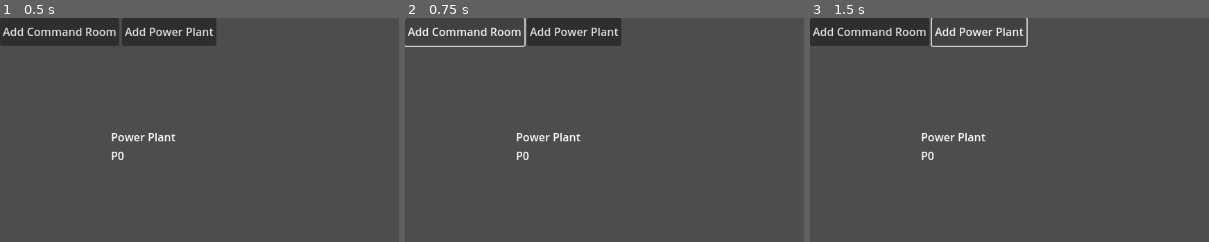
Above: before the commit, frames 1-3 (left to right).
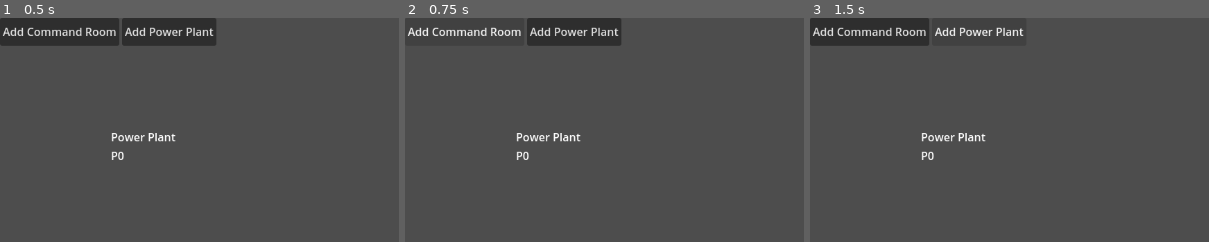
Above: after the commit, the same moments.

Repository: juhanikat/mothership
Game: Godot game, scene res://scenes/main.tscn
Same seed, same stepped clock (60 frames per second), same inputs: the game is played once before the commit and once after it.
Inputs:
- Up to frame 1 (0.5 s): no input
- Up to frame 2 (0.75 s): click "Add Command Room" at 0.5 s
- Up to frame 3 (1.5 s): click "Add Power Plant" at 1.25 s
The pictures show only the part of the screen within x 0-50%, y 0-50%; the shares and areas given below are measured in that part.

Frame 1 is identical in both runs. In frame 2, 0.2% of the frame differs, in the area x 0-31%, y 0-13%; in frame 3, 0.2%, in the area x 30-55%, y 0-13%.

Commit message:
navigation works between rooms

Diff:
--- a/project.godot
+++ b/project.godot
@@ -18,6 +18,7 @@
 [autoload]
 
 GlobalSignals="*res://scenes/GlobalSignals.gd"
+GlobalInputFlags="*res://scenes/GlobalInputFlags.gd"
 
 [global_group]
 
@@ -33,6 +34,11 @@
 "events": [Object(InputEventKey,"resource_local_to_scene":false,"resource_name":"","device":-1,"window_id":0,"alt_press …(192 unchanged characters)…
 ]
 }
+path_build_mode={
+"deadzone": 0.2,
+"events": [Object(InputEventKey,"resource_local_to_scene":false,"resource_name":"","device":-1,"window_id":0,"alt_pressed":false,"shift_pressed":false,"ctrl_pressed":false,"meta_pressed":false,"pressed":false,"keycode":0,"physical_keycode":32,"key_label":0,"unicode":32,"location":0,"echo":false,"script":null)
+]
+}
 
 [layer_names]
 
--- /dev/null
+++ b/scenes/GlobalInputFlags.gd
@@ -0,0 +1,11 @@
+extends Node
+
+
+
+var path_build_mode: bool = false:
+	set(value):
+		path_build_mode = value
+		if path_build_mode == true:
+			print("Path build mode ON")
+		else:
+			print("Path build mode OFF")
--- /dev/null
+++ b/scenes/connector.gd
@@ -0,0 +1,34 @@
+extends Area2D
+class_name Connector
+
+
+@export var collision_polygon: CollisionPolygon2D
+@export var nav_region: NavigationRegion2D
+
+
+
+func _ready() -> void:
+	create_navigation_polygon()
+
+
+func create_navigation_polygon() -> void:
+	## Creates a navigation polygon for this connector.
+	var new_nav_polygon = NavigationPolygon.new()
+	new_nav_polygon.agent_radius = 0 # otherwise the shape will be too small to exist!
+	new_nav_polygon.add_outline(collision_polygon.polygon)
+	nav_region.navigation_polygon = new_nav_polygon
+	nav_region.bake_navigation_polygon()
+
+func delete_navigation_region() -> void:
+	nav_region.queue_free()
+
+
+func connected_to() -> Variant:
+	## Returns the connector that is connected to this one (both connectors must
+	## fully overlap, or null otherwise.
+	for connector: Connector in get_tree().get_nodes_in_group("Connector"):
+		if connector == self:
+			continue
+		if connector.global_position == global_position:
+			return connector
+	return null
--- a/scenes/connector.tscn
+++ b/scenes/connector.tscn
@@ -1,9 +1,13 @@
 [gd_scene load_steps=2 format=3 uid="uid://cj2et7h4d8c1"]
 
-[sub_resource type="RectangleShape2D" id="RectangleShape2D_36trf"]
-size = Vector2(16, 16)
+[ext_resource type="Script" uid="uid://cilnba8yxxsj2" path="res://scenes/connector.gd" id="1_ti7c2"]
 
-[node name="Connector" type="Area2D" groups=["Connector"]]
+[node name="Connector" type="Area2D" node_paths=PackedStringArray("collision_polygon", "nav_region") groups=["Connector"]]
+script = ExtResource("1_ti7c2")
+collision_polygon = NodePath("CollisionPolygon2D")
+nav_region = NodePath("NavigationRegion2D")
 
-[node name="CollisionShape2D" type="CollisionShape2D" parent="."]
-shape = SubResource("RectangleShape2D_36trf")
+[node name="CollisionPolygon2D" type="CollisionPolygon2D" parent="."]
+polygon = PackedVector2Array(-8, -8, -8, 8, 8, 8, 8, -8)
+
+[node name="NavigationRegion2D" type="NavigationRegion2D" parent="."]
--- a/scenes/hud.tscn
+++ b/scenes/hud.tscn
@@ -11,10 +11,12 @@
 
 [node name="CommandRoomButton" type="Button" parent="TopBar"]
 layout_mode = 2
+focus_mode = 0
 text = "Add Command Room"
 
 [node name="PowerPlantButton" type="Button" parent="TopBar"]
 layout_mode = 2
+focus_mode = 0
 text = "Add Power Plant"
 
 [connection signal="pressed" from="TopBar/CommandRoomButton" to="." method="_on_command_room_button_pressed"]
--- a/scenes/main.gd
+++ b/scenes/main.gd
@@ -1,5 +1,11 @@
 extends Node2D
 class_name Main
+
+
+
+@export var nav_actor: Node2D
+@export var nav_agent: NavigationAgent2D
+@export var path_line: Line2D
 
 @export var room_spawn_area: Area2D
 var room_scene = load("res://scenes/room.tscn")
@@ -7,13 +13,47 @@
 const room_data = RoomData.room_data
 var room_inside_spawn_area: bool = false
 
+var all_connectors = []
+
+
+var path_start: Vector2
+var path_end: Vector2
+
+
 
 func _ready() -> void:
 	spawn_room(RoomData.RoomType.POWER_PLANT)
 
 
+func _unhandled_input(event: InputEvent) -> void:
+	if event.is_action_pressed("path_build_mode"):
+		GlobalInputFlags.path_build_mode = not GlobalInputFlags.path_build_mode
+
+
+	if event is InputEventMouseButton and GlobalInputFlags.path_build_mode and event.is_pressed():
+		if not path_start:
+			path_start = event.global_position
+		else:
+			path_end = event.global_position
+			find_path(path_start, path_end)
+			path_start = Vector2(0, 0)
+			path_end = Vector2(0, 0)
+
+
+func _physics_process(_delta: float) -> void:
+	if NavigationServer2D.map_get_iteration_id(nav_agent.get_navigation_map()) == 0:
+		return
+	if nav_agent.is_navigation_finished() or not nav_agent.is_target_reachable():
+		return
+
+	var next_path_position: Vector2 = nav_agent.get_next_path_position()
+	path_line.add_point(nav_actor.global_position)
+	path_line.add_point(next_path_position)
+	nav_actor.global_position = next_path_position
+
+
 func spawn_room(room_type: RoomData.RoomType):
-	var new_room = room_scene.instantiate()
+	var new_room: Room = room_scene.instantiate()
 	new_room.init_room(RoomData.room_data[room_type])
 	new_room.global_position = room_spawn_area.position
 
@@ -22,6 +62,17 @@
 		return
 
 	add_child(new_room)
+	for connector in new_room.get_own_connectors():
+		all_connectors.append(connector)
+
+
+func find_path(from: Vector2, to: Vector2) -> void:
+	## Find path between two positions.
+	nav_actor.global_position = from
+	path_line.clear_points() # clear the line from previous navigation
+	nav_agent.set_target_position(to)
+	if not nav_agent.is_target_reachable():
+		print("Position (%s) is not reachable from position (%s)!" % [str(to), str(from)])
 
 
 func _on_room_spawn_area_area_entered(area: Area2D) -> void:
--- a/scenes/main.tscn
+++ b/scenes/main.tscn
@@ -6,8 +6,11 @@
 [sub_resource type="RectangleShape2D" id="RectangleShape2D_0wfyh"]
 size = Vector2(320, 320)
 
-[node name="Main" type="Node2D" node_paths=PackedStringArray("room_spawn_area")]
+[node name="Main" type="Node2D" node_paths=PackedStringArray("nav_actor", "nav_agent", "path_line", "room_spawn_area")]
 script = ExtResource("1_0wfyh")
+nav_actor = NodePath("NavActor")
+nav_agent = NodePath("NavActor/NavigationAgent")
+path_line = NodePath("PathLine")
 room_spawn_area = NodePath("RoomSpawnArea")
 
 [node name="HUD" parent="." instance=ExtResource("2_0wfyh")]
@@ -21,5 +24,11 @@
 [node name="CollisionShape2D" type="CollisionShape2D" parent="RoomSpawnArea"]
 shape = SubResource("RectangleShape2D_0wfyh")
 
+[node name="NavActor" type="Node2D" parent="."]
+
+[node name="NavigationAgent" type="NavigationAgent2D" parent="NavActor"]
+
+[node name="PathLine" type="Line2D" parent="."]
+
 [connection signal="area_entered" from="RoomSpawnArea" to="." method="_on_room_spawn_area_area_entered"]
 [connection signal="area_exited" from="RoomSpawnArea" to="." method="_on_room_spawn_area_area_exited"]
--- a/scenes/room.gd
+++ b/scenes/room.gd
@@ -9,6 +9,7 @@
 @export var power_usage_label: RichTextLabel
 
 @export var nav_region: NavigationRegion2D
+@export var nav_agent: NavigationAgent2D
 
 @export var room_area: Area2D # actual CollisionPolygon of the room
 @export var polygon: CollisionPolygon2D # actual CollisionPolygon of the room
@@ -43,12 +44,8 @@
 
 	# creates connectors for the room, depending on it's shape
 	create_connectors()
-
 	# creates the clickable area for the room, depending on its shape
 	create_clickable_area()
-
-
-
 	# positions the info box of the room depending on its shape, and fills information
 	# from _data
 	create_info_box()
@@ -65,7 +62,7 @@
 
 	polygon.polygon = room_shapes[_shape]
 
-	# creates and shapes the NavigationRegion for the room (connectors included)
+	# creates and shapes the NavigationRegion for the room.
 	create_navigation_region()
 
 
@@ -75,6 +72,9 @@
 	await get_tree().physics_frame
 
 	if locked:
+		return
+
+	if GlobalInputFlags.path_build_mode:
 		return
 
 	if event is InputEventMouseButton and hovering and event.is_pressed():
@@ -83,8 +83,6 @@
 			if len(overlapping_clickable_areas) > 0:
 				return
 			else:
-				print("not overlapping")
-
 				is_picked = false
 		elif len(overlapping_clickable_areas) == 0:
 			is_picked = true
@@ -105,14 +103,7 @@
 		rotation_degrees = target_rotation
 
 
-func get_room_center() -> Vector2:
-	if _shape == RoomShape.LShape:
-		return LShape_dimensions / 2
-	elif _shape == RoomShape.SquareShape:
-		return SquareShape_dimensions / 2
-
-	push_error("ERROR: Invalid tile type given!")
-	return Vector2(0, 0)
+
 
 
 func create_clickable_area() -> void:
@@ -146,6 +137,7 @@
 		add_child(new_connector)
 		new_connector.position = connector_pos
 
+
 func create_info_box() -> void:
 	room_info.position = RoomData.room_info_pos[_shape]
 
@@ -154,9 +146,11 @@
 
 
 func create_navigation_region() -> void:
-	return
-	nav_region.navigation_polygon = NavigationPolygon.new()
-	nav_region.navigation_polygon.add_outline(room_shapes[_shape])
+	## Creates a navigation region for this room (connector regions are made in connector.gd).
+	var new_nav_polygon = NavigationPolygon.new()
+	new_nav_polygon.agent_radius = 0 # otherwise the shape will be too small to exist!
+	new_nav_polygon.add_outline(room_shapes[_shape])
+	nav_region.navigation_polygon = new_nav_polygon
 	nav_region.bake_navigation_polygon()
 
 
@@ -169,6 +163,9 @@
 			if is_ancestor_of(connector):
 				own_connectors.append(connector)
 	return own_connectors
+
+
+
 
 
 func check_connector_snap() -> void:
@@ -198,12 +195,11 @@
 	return
 
 
-func try_to_snap_connectors(emitters_connector: Area2D, other_connector: Area2D, other_room: Room) -> bool:
+func try_to_snap_connectors(emitters_connector: Connector, other_connector: Connector, other_room: Room) -> bool:
 	## Called inside check_connector_snap, returns true if connectors were snapped so that
 	## that function can keep the locked status enabled.
 	var to = other_connector.global_position - emitters_connector.global_position
 	global_position += to
-	print(locked)
 	await get_tree().physics_frame
 	await get_tree().physics_frame
 	#await get_tree().physics_frame
@@ -214,8 +210,9 @@
 			return false
 
 	print("Connectors ({0}) and ({1}) snapped together.".format([str(emitters_connector), str(other_connector)]))
-	# Also lock the other room!
+	## NOTE: Also lock the other room, and remove the other connectors navigationregion!
 	other_room.locked = true
+	other_connector.delete_navigation_region()
 	#clickable_area.hide()
 	#other_room.clickable_area.hide()
 	return true
--- a/scenes/room.tscn
+++ b/scenes/room.tscn
@@ -2,18 +2,18 @@
 
 [ext_resource type="Script" uid="uid://bniolhgkcwsnj" path="res://scenes/room.gd" id="1_36trf"]
 
-[node name="Room" type="Node2D" node_paths=PackedStringArray("room_info", "room_name_label", "power_usage_label", "nav_region", "room_area", "polygon", "all_room_shapes") groups=["Room", "RoomArea"]]
+[node name="Room" type="Node2D" node_paths=PackedStringArray("room_info", "room_name_label", "power_usage_label", "nav_region", "nav_agent", "room_area", "polygon", "all_room_shapes") groups=["Room", "RoomArea"]]
 script = ExtResource("1_36trf")
 room_info = NodePath("Info")
 room_name_label = NodePath("Info/RoomName")
 power_usage_label = NodePath("Info/PowerUsage")
 nav_region = NodePath("NavigationRegion2D")
+nav_agent = NodePath("Node2D/NavigationAgent2D")
 room_area = NodePath("RoomArea")
 polygon = NodePath("RoomArea/Polygon")
 all_room_shapes = NodePath("AllRoomShapes")
 
 [node name="Info" type="VBoxContainer" parent="."]
-anchors_preset = -1
 offset_right = 100.0
 offset_bottom = 464.0
 mouse_filter = 2
@@ -46,5 +46,9 @@
 
 [node name="NavigationRegion2D" type="NavigationRegion2D" parent="."]
 
+[node name="Node2D" type="Node2D" parent="."]
+
+[node name="NavigationAgent2D" type="NavigationAgent2D" parent="Node2D"]
+
 [connection signal="area_entered" from="RoomArea" to="." method="_on_room_area_area_entered"]
 [connection signal="area_exited" from="RoomArea" to="." method="_on_room_area_area_exited"]
Not shown, added: scenes/GlobalInputFlags.gd.uid
Not shown, added: scenes/connector.gd.uid
